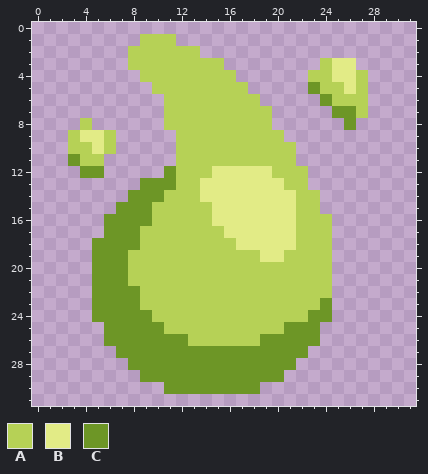
Pixel-art sprite: sprites/liquids/gastric-juice.png. That is the earlier state.
The file is 32x32 pixels.
Palette (. is transparent): A #b6d156  B #e2eb86  C #6d9626
Pixels before, first column x 3:
 1 ......AAA................
 2 .....AAAAAA..............
 3 .....AAAAAAAA........ABB.
 4 ......AAAAAAAA......AABBA
 5 .......AAAAAAAA.....CAABA
 6 ........AAAAAAAA.....CAAA
 7 ........AAAAAAAAA.....CCA
 8 .A......AAAAAAAAA......C.
 9 ABBA.....AAAAAAAAA.......
10 AABA.....AAAAAAAAAA......
11 CAA......AAAAAAAAAA......
12 .CC.....CAAABBBBBAAA.....
13 ......CCCAABBBBBBBAA.....
14 .....CCCAAABBBBBBBBAA....
15 ....CCCAAAAABBBBBBBAA....
16 ...CCCCAAAAABBBBBBBAAA...
17 ...CCCAAAAAAABBBBBBAAA...
18 ..CCCCAAAAAAAABBBBBAAA...
19 ..CCCAAAAAAAAAAABBAAAA...
20 ..CCCAAAAAAAAAAAAAAAAA...
21 ..CCCAAAAAAAAAAAAAAAAA...
22 ..CCCCAAAAAAAAAAAAAAAA...
23 ..CCCCAAAAAAAAAAAAAAAC...
24 ..CCCCCAAAAAAAAAAAAACC...
25 ...CCCCCAAAAAAAAAACCC....
26 ...CCCCCCCAAAAAACCCCC....
27 ....CCCCCCCCCCCCCCCC.....
28 .....CCCCCCCCCCCCCC......
29 ......CCCCCCCCCCCC.......
30 ........CCCCCCCC.........
Once edited:
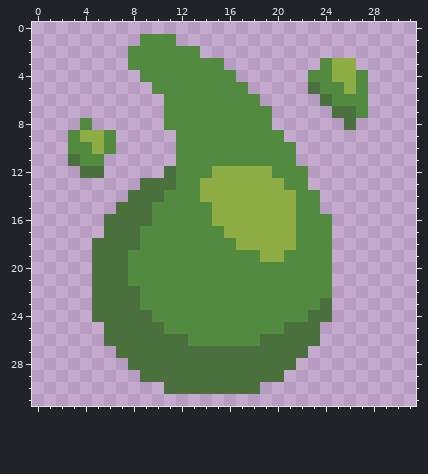
What changed:
colour A: #b6d156 -> #528a3f
colour B: #e2eb86 -> #8ead44
colour C: #6d9626 -> #49703d
Where, in picture pixels (left, top, right, bottom), the same in both pictures:
changed: (68, 34, 368, 394)
